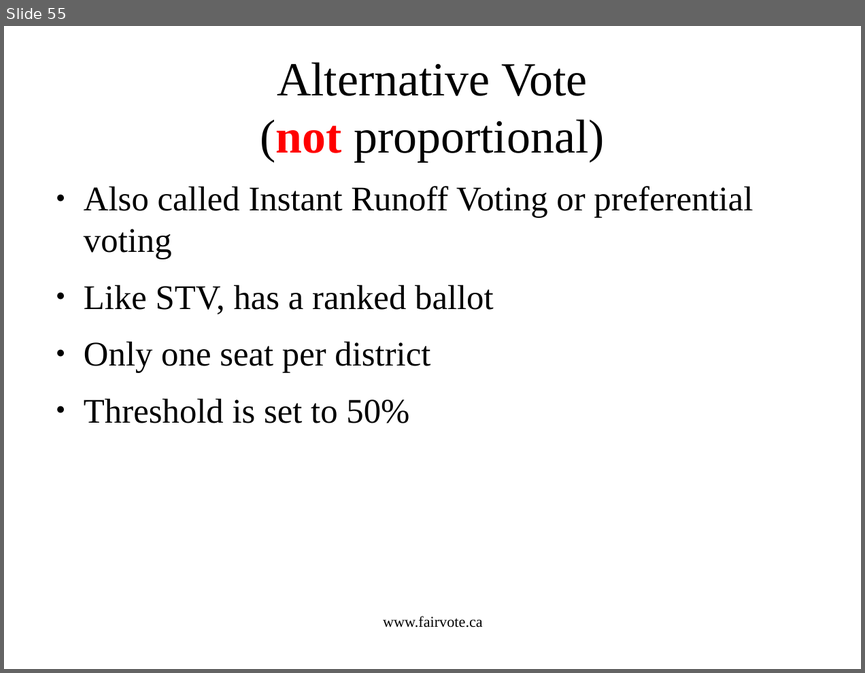
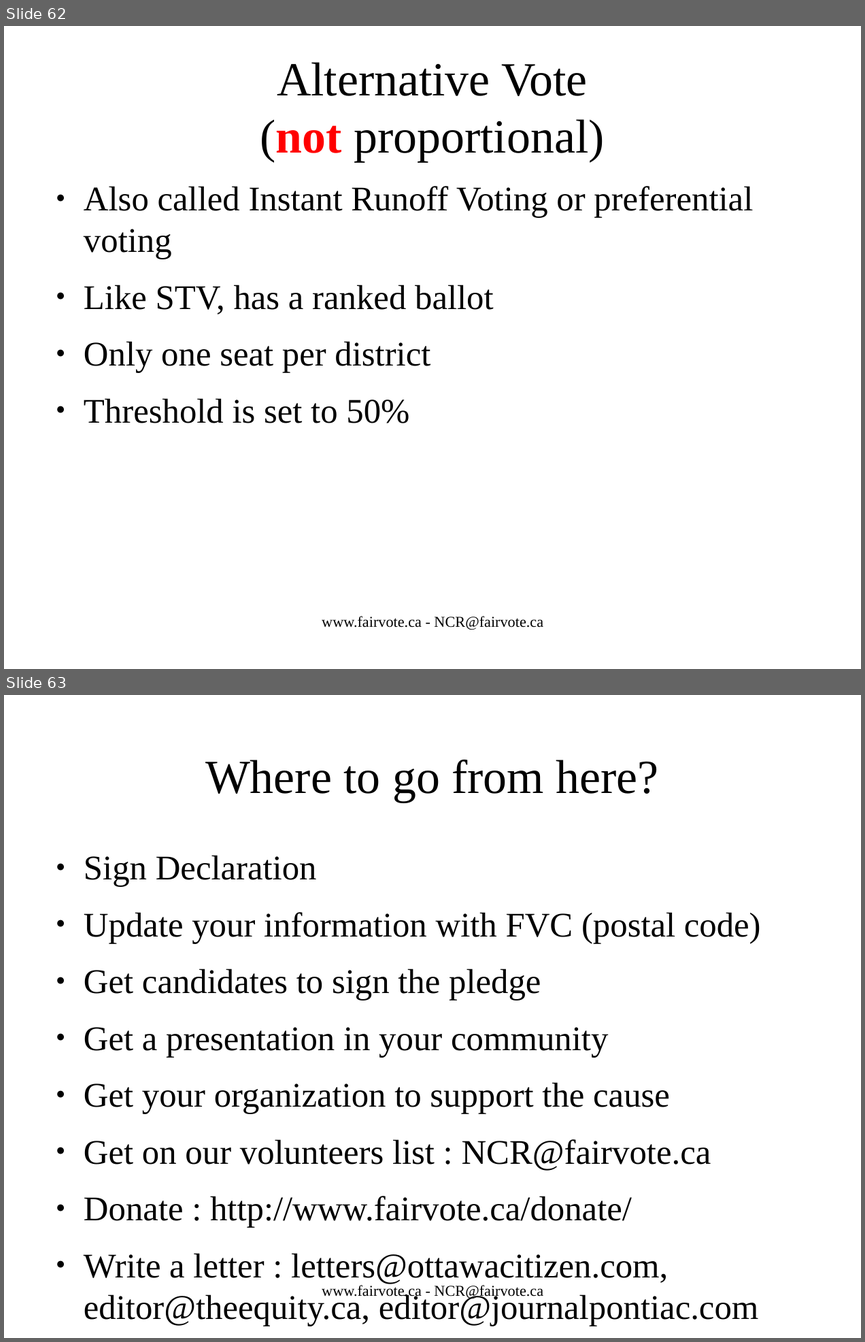
Before and after one commit to cyclingzealot/fvc_presentation, a slide deck: votingSystems.odp. Shown one above the other, each under a label of ours: slide 55 before the commit, slides 62 and 63 after it. The pictures are 865x673 and 865x1342 pixels, drawn with LibreOffice and Linux fonts; fonts in the diff are those of the drawing. Boxes give left, top, right and bottom in pixels: in the first picture for what was removed or moved away, otherwise in the second. Text is boxed around its words. In the diff, an @@ line names an element or a change of style, - is before the commit and + after.

```diff
--- a/votingSystems.odp
+++ b/votingSystems.odp
@@ slide 63 added at (x1=4, y1=695, x2=861, y2=1338), background #FFFFFF @@
@@ title added at (x1=205, y1=760, x2=659, y2=802), 44 pt, text #000000 @@
+Where to go from here?
@@ text added at (x1=84, y1=855, x2=761, y2=1325), 32 pt, text #000000 @@
+● Sign Declaration
+● Update your information with FVC (postal code)
+● Get candidates to sign the pledge
+● Get a presentation in your community
+● Get your organization to support the cause
+● Get on our volunteers list : NCR@fairvote.ca
+● Donate : http://www.fairvote.ca/donate/
+● Write a letter : letters@ottawacitizen.com,
+  editor@theequity.ca, editor@journalpontiac.com
@@ text added at (x1=322, y1=1283, x2=543, y2=1299), 14 pt, text #000000 @@
+www.fairvote.ca - NCR@fairvote.ca
@@ what was slide 55 is now slide 62 @@
@@ slide 62 changed as well @@
@@ text at (x1=322, y1=616, x2=543, y2=630): text changed @@
-www.fairvote.ca
+www.fairvote.ca - NCR@fairvote.ca
```
Also in this commit, not shown: 56 other slides changed, 8 other slides added, 8 other files.
